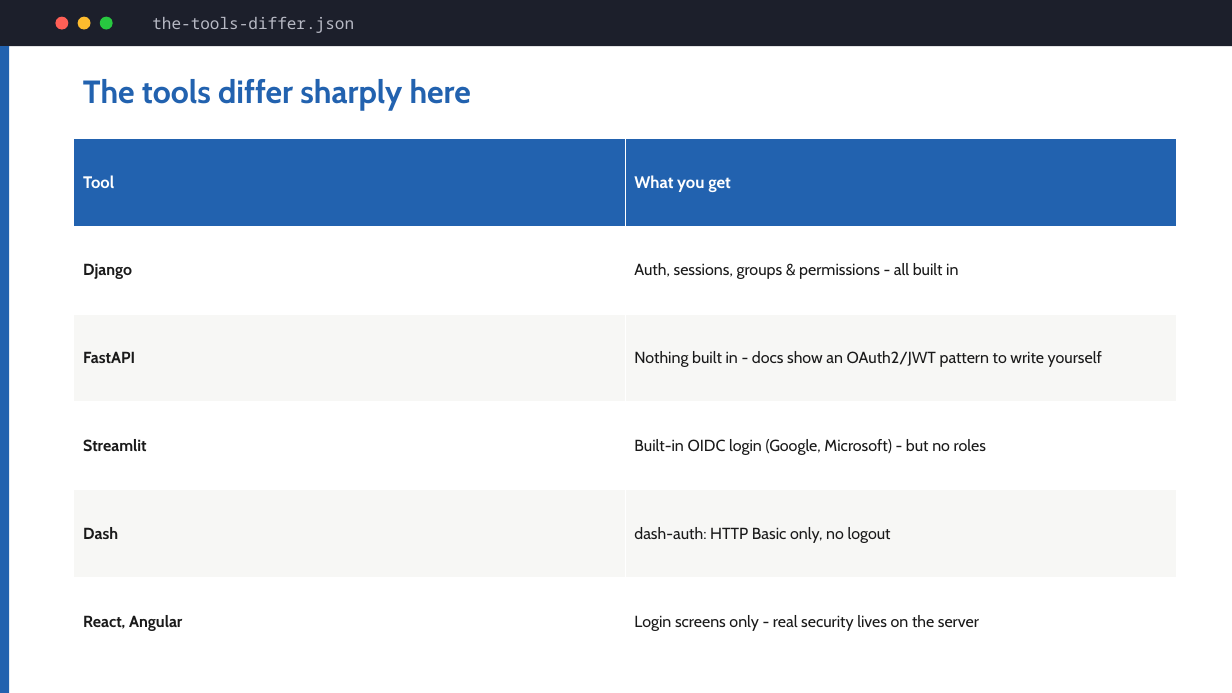
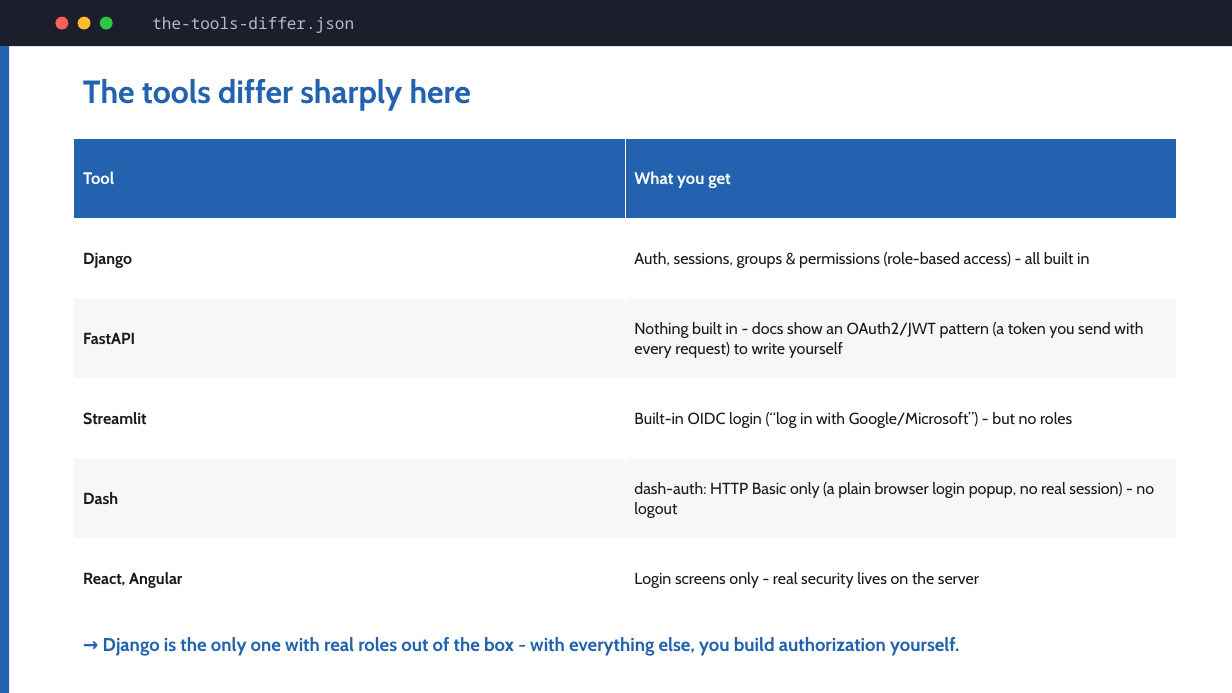
Before and after one commit to hovinh/web-development-learning-lab, a slide deck: slide 14 of blog/web-dev-for-data-people/slides/web-dev-for-data-people-slides.pptx. Drawn at 1232x693 pixels with LibreOffice and Linux fonts; fonts in the diff are those of the drawing. Boxes give left, top, right and bottom in pixels: in the first picture for what was removed or moved away, otherwise in the second. Text is boxed around its words. In the diff, an @@ line names an element or a change of style, - is before the commit and + after.

```diff
--- a/blog/web-dev-for-data-people/slides/web-dev-for-data-people-slides.pptx
+++ b/blog/web-dev-for-data-people/slides/web-dev-for-data-people-slides.pptx
@@ table at box(74, 139, 1177, 619) @@
-row 2, column 2: Auth, sessions, groups & permissions - all built in
+row 2, column 2: Auth, sessions, groups & permissions (role-based access) - all built in
-row 3, column 2: Nothing built in - docs show an OAuth2/JWT pattern to write yourself
+row 3, column 2: Nothing built in - docs show an OAuth2/JWT pattern (a token you send with every request) to write yourself
-row 4, column 2: Built-in OIDC login (Google, Microsoft) - but no roles
+row 4, column 2: Built-in OIDC login (“log in with Google/Microsoft”) - but no roles
-row 5, column 2: dash-auth: HTTP Basic only, no logout
+row 5, column 2: dash-auth: HTTP Basic only (a plain browser login popup, no real session) - no logout
@@ text added at box(103, 637, 959, 656), 14.5 pt, text #2262AF, bold @@
+→ Django is the only one with real roles out of the box - with everything else, you build authorization yourself.
```
Also in this commit, not shown: 12 other slides changed, 8 slides added, 6 other files.
